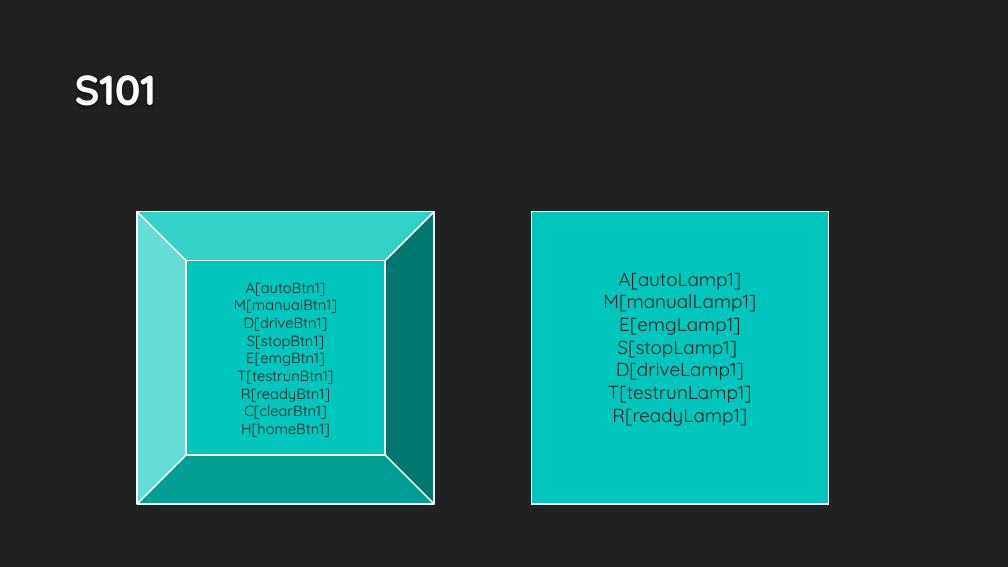
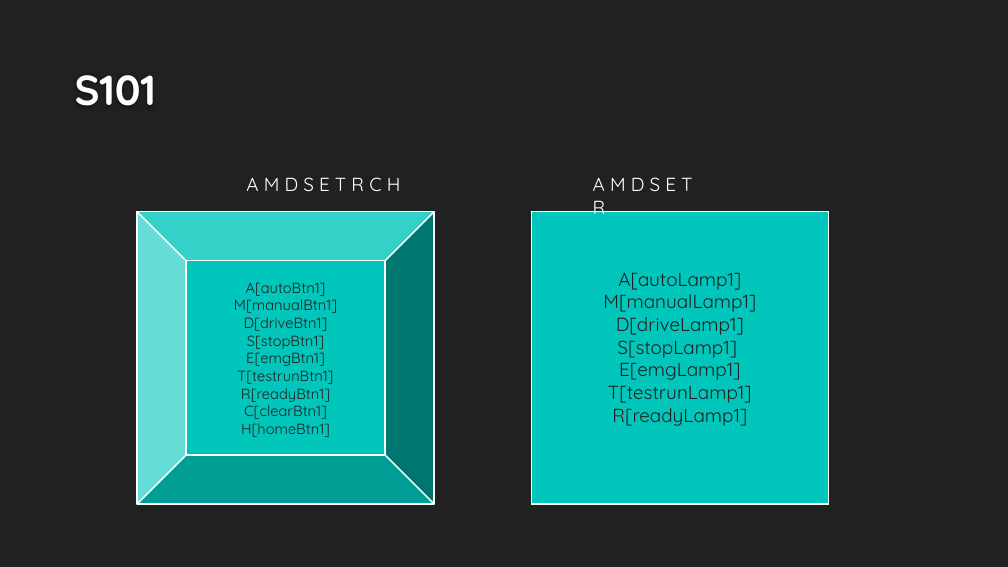
Before and after one commit to DualsoftDev/ds, a slide deck: slide 2 of DsDotNet/src/UnitTest/UnitTest.Engine/ImportOffice/ppt/T10_Button.pptx. Drawn at 1008x567 pixels with LibreOffice and Linux fonts; fonts in the diff are those of the drawing; background and template pictures are left out. Boxes give left, top, right and bottom in pixels: in the first picture for what was removed or moved away, otherwise in the second. Text is boxed around its words. In the diff, an @@ line names an element or a change of style, - is before the commit and + after.

```diff
--- a/DsDotNet/src/UnitTest/UnitTest.Engine/ImportOffice/ppt/T10_Button.pptx
+++ b/DsDotNet/src/UnitTest/UnitTest.Engine/ImportOffice/ppt/T10_Button.pptx
@@ text added at box(246, 177, 401, 191), 18 pt, text #FFFFFF @@
+A M D S E T R C H
@@ text added at box(593, 177, 692, 220), 18 pt, text #FFFFFF @@
+A M D S E T R
@@ text in bevel at box(616, 311, 744, 358): paragraphs added @@
+D[driveLamp1]
+S[stopLamp1]
@@ text in bevel at box(616, 334, 744, 380): paragraphs removed @@
-S[stopLamp1]
-D[driveLamp1]
```
Also in this commit, not shown: 9 other files.
